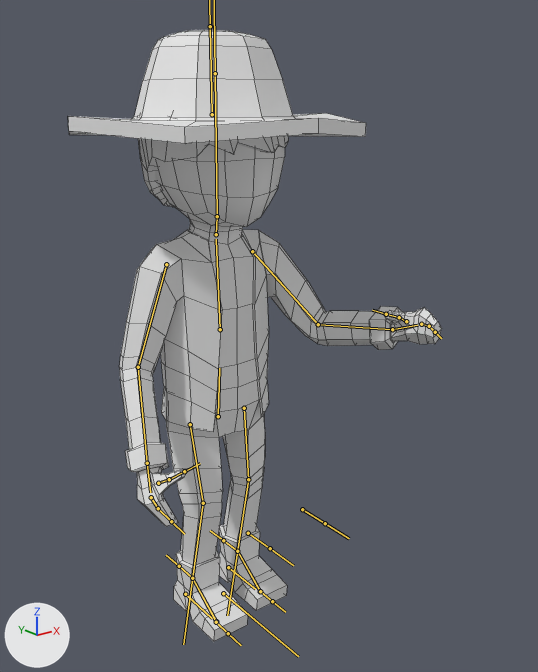
An edit to the FBX model OutofLight/Assets/Graphics/PlayerCharacter/Dave med lykta.fbx, drawn before and after from the same camera.
The view is the same before and after, from a 50 mm camera at (-1.036, -1.515, 1.348) aimed at (0.074, -0.128, 0.793). Every picture has the same lights, and +X, +Y and +Z are marked at lower left. Both versions are drawn at frame 1 of the action 'Armature|Stand still'; the numbers are the values there. The bones that bend it are drawn over the model as lines. Mesh edges are drawn as thin lines.

The first picture shows 'Character'.
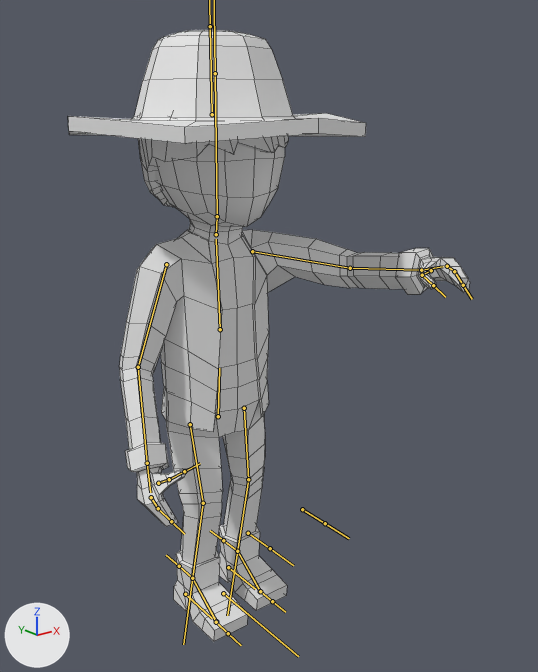
Edits to the bpy script that builds the scene:
```text
Change bone_upper_arm_l:
    where bone_upper_arm_l = bpy.data.objects['Armature'].pose.bones['Upper Arm.L']  # child of 'Chest'
    bone_upper_arm_l.rotation_quaternion: (0.942, -0.116, -0.043, -0.313) -> (0.836, 0.246, 0.101, -0.479)  # degrees (-11, -9, -36) -> degrees (20, 24, -55)
Change bone_lower_arm_l:
    where bone_lower_arm_l = bpy.data.objects['Armature'].pose.bones['Lower Arm.L']  # child of 'Upper Arm.L'
    bone_lower_arm_l.rotation_quaternion: (0.923, 0.205, -0.057, -0.321) -> (0.973, 0.145, -0.036, -0.173)  # degrees (25, 1, -38) -> degrees (17, -1, -20)
Change bone_thumb02_l:
    where bone_thumb02_l = bpy.data.objects['Armature'].pose.bones['Thumb02.L']  # child of 'Thumb01.L'
    bone_thumb02_l.rotation_quaternion: (1.0, 0.0, 0.0, 0.0) -> (0.61, -0.616, -0.356, 0.35)  # degrees (0, 0, 0) -> degrees (-91, 0, 60)
```

Changed parts and their boxes (x1, y1, x2, y2) in the pictures (538 x 672 px):
'Character', posed (7% wider): before (68, 30, 442, 642); after (68, 30, 470, 642)
bone 'Upper Arm.L', root to tip: before (252, 251) to (318, 324); after (252, 251) to (350, 268)
bone 'Lower Arm.L', root to tip: before (318, 324) to (392, 329); after (350, 268) to (421, 270)
bone 'Thumb02.L', root to tip: before (399, 317) to (386, 314); after (422, 275) to (433, 285)
